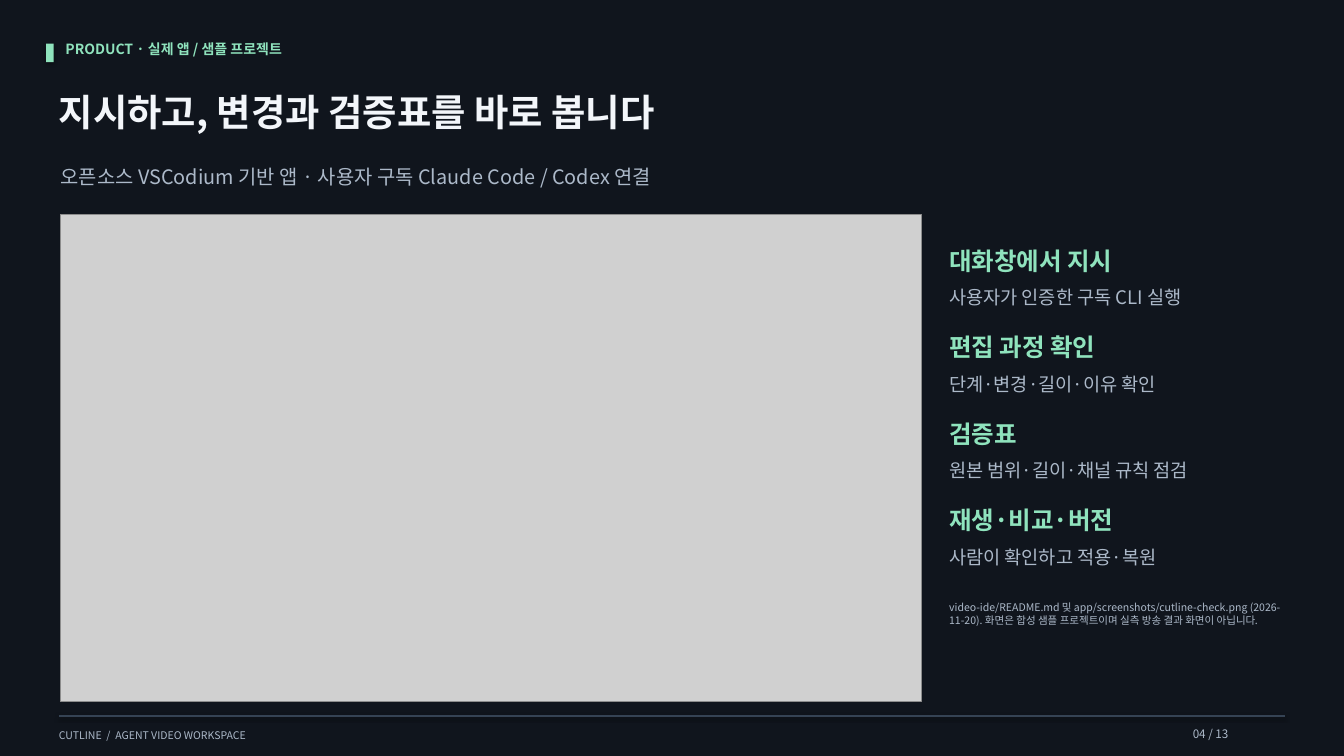
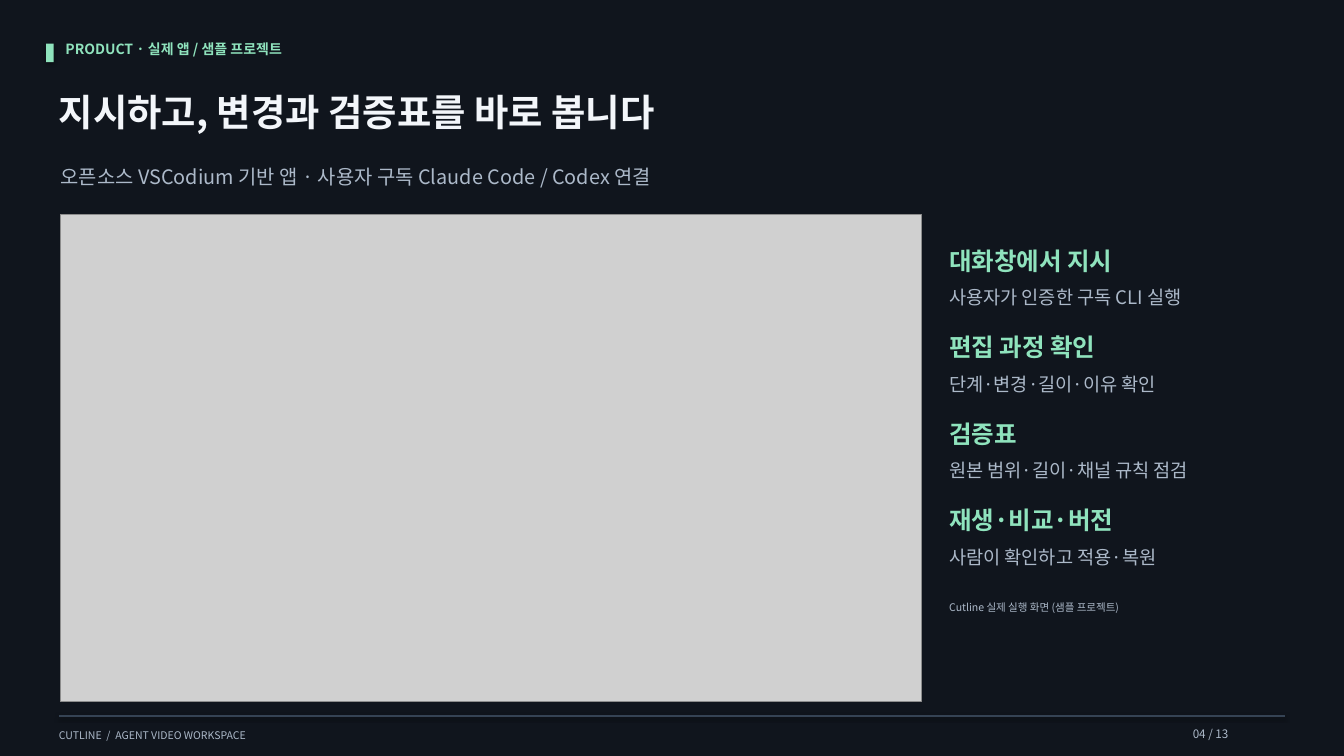
Before and after one commit to Sweet-Butters/cutline-internal, a slide deck: slide 4 of pitch/out/Cutline_pitch.pptx. Drawn at 1344x756 pixels with LibreOffice and Linux fonts; fonts in the diff are those of the drawing; grey boxes stand for pictures. Boxes give left, top, right and bottom in pixels: in the first picture for what was removed or moved away, otherwise in the second. Text is boxed around its words. In the diff, an @@ line names an element or a change of style, - is before the commit and + after.

```diff
--- a/pitch/out/Cutline_pitch.pptx
+++ b/pitch/out/Cutline_pitch.pptx
@@ text at bbox=[949, 602, 1119, 613]: text changed @@
-video-ide/README.md 및 app/screenshots/cutline-check.png (2026-11-20). 화면은 합성 샘플 프로젝트이며 실측 방송 결과 화면이 아닙니다.
+Cutline 실제 실행 화면 (샘플 프로젝트)
```
Also in this commit, not shown: 7 other slides changed, 6 other files.
